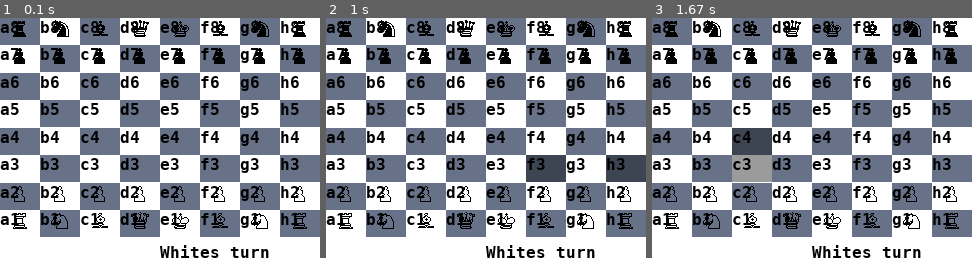
Above: before the commit, frames 1-3 (left to right).
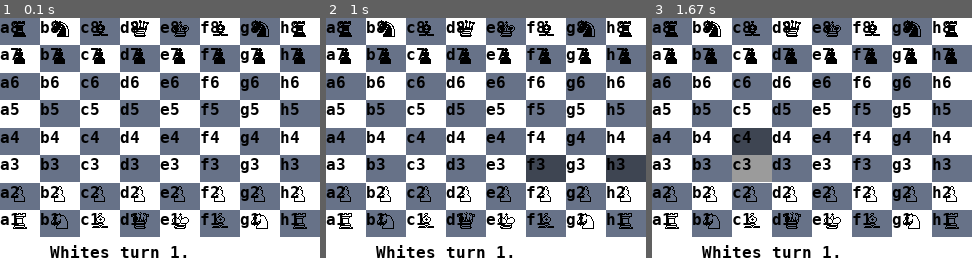
Above: after the commit, the same moments.

Repository: philsupertramp/chess
Game: pygame game, started from main.py
Two runs of this game, one before a commit and one after it. Both use one fixed random seed, a clock stepped at 60 frames per second and the inputs below.
Inputs (mouse positions are in pixels of both pictures, inside the frame that each line leads up to):
- Up to frame 1 (0.1 s): no input
- Up to frame 2 (1 s): click (486, 138) at 0.38 s; click (604, 222) at 0.72 s
- Up to frame 3 (1.67 s): click (802, 126) at 1.05 s; click (751, 186) at 1.38 s

The runs differ from the first frame. In frame 1, 1.5% of the frame differs, in the area x 15-85%, y 94-100%; in frame 2, 1.5%; in frame 3, 1.5%.

Commit message:
fix pawn moves and add history string to game

Diff:
--- a/src/backends/pygame_backend.py
+++ b/src/backends/pygame_backend.py
@@ -48,8 +48,9 @@
         """
         screen.fill((255, 255, 255))
         self.game.board.draw()
-        text = f'{"Whites" if self.game.is_white_turn else "Blacks"} turn'
-        screen.draw_text(text, (screen.get_width() / 2, screen.get_height() - 15))
+        text = f'{"Whites" if self.game.is_white_turn else "Blacks"} turn {self.game.history}'
+
+        screen.draw_text(text, (50, screen.get_height() - 15))
         if self.needs_render_selector:
             self.figure_selector.render(self.game.is_white_turn)
         pygame.display.flip()
--- a/src/figures.py
+++ b/src/figures.py
@@ -75,7 +75,7 @@
 
         # left
         if -1 < self.position.x + self.direction < 8 and -1 < self.position.y - self.direction < 8:
-            pos = Coords(self.position.x + self.direction, self.position.y + self.direction)
+            pos = Coords(self.position.x + self.direction, self.position.y - self.direction)
             fig = self.board.fields[pos.row][pos.col]
             if fig:
                 if fig.is_white != self.is_white:
--- a/src/history.py
+++ b/src/history.py
@@ -127,3 +127,9 @@
     def save(self, filename):
         with open(filename, 'w') as file:
             file.write(self.data)
+
+    def __str__(self) -> str:
+        out = ''
+        for index, elem in enumerate(self.data.split('\n')):
+            out += f'{1 + index}. {elem}'
+        return out
